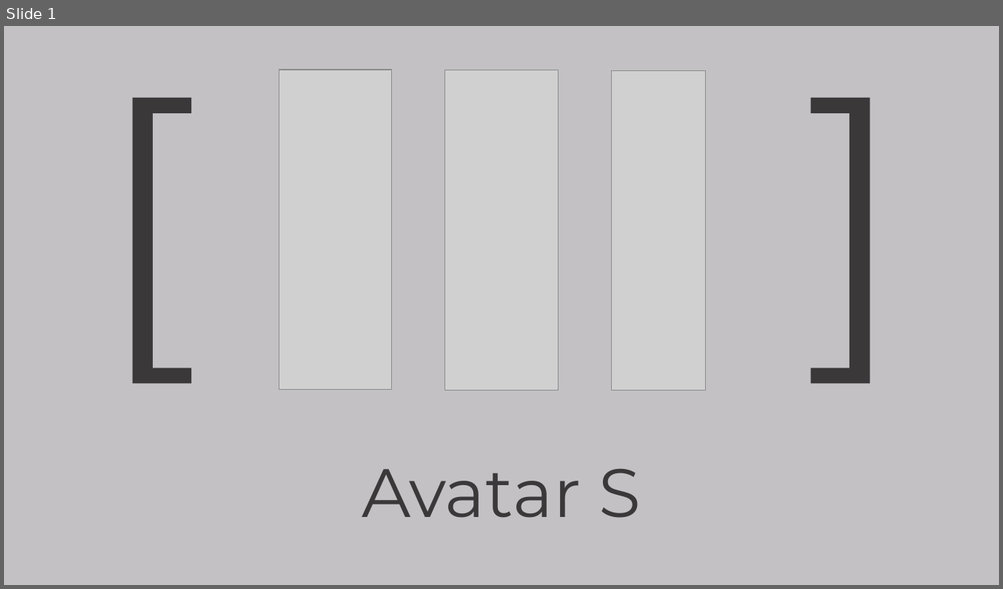
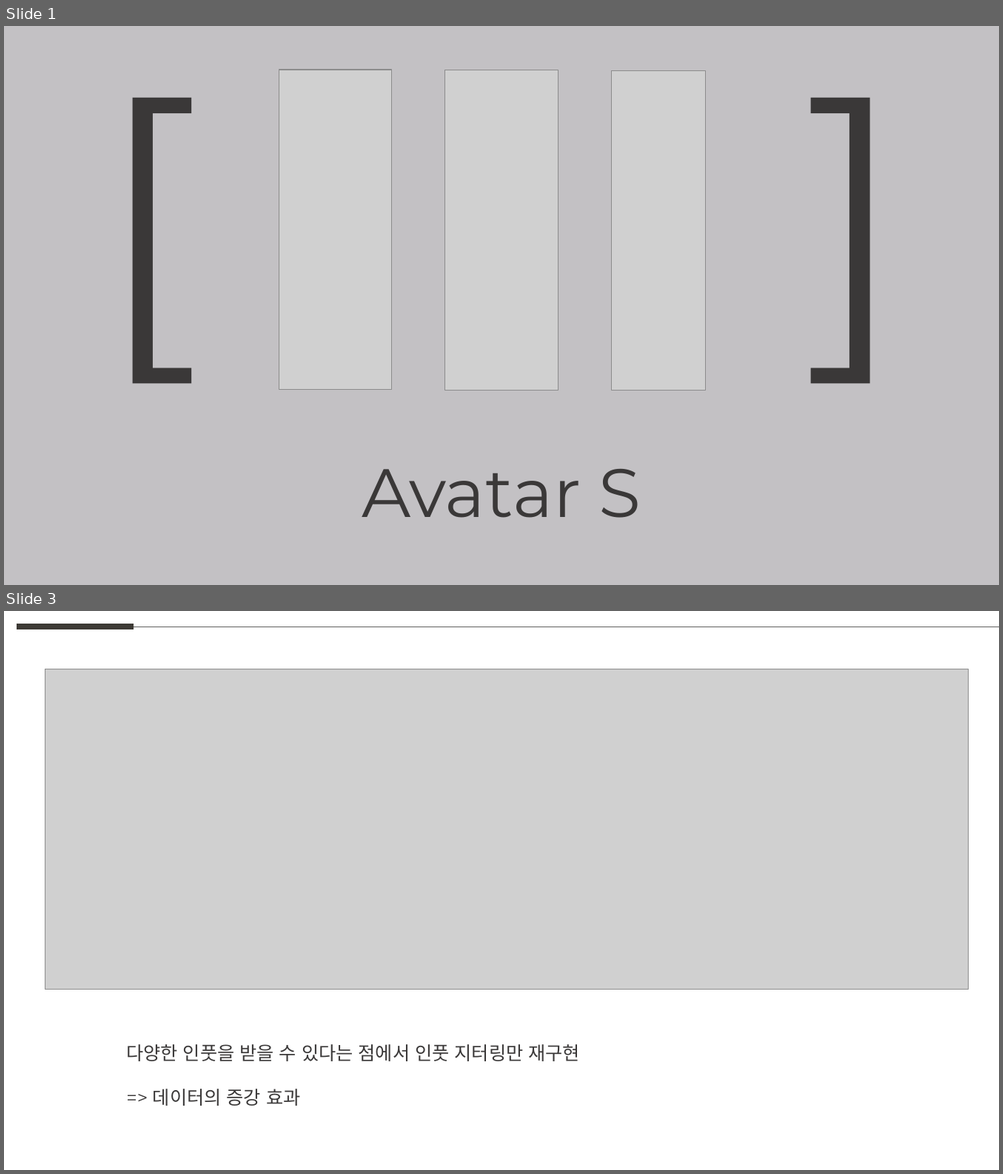
Before and after one commit to weaknessHero/Project_AvatarS, a slide deck: 발표자료/업데이트/LJHPPT.pptx. Shown one above the other, each under a label of ours: slide 1 before the commit, slides 1 and 3 after it; the slides between them are not shown. The pictures are 1003x589 and 1003x1174 pixels, drawn with LibreOffice and Linux fonts; fonts in the diff are those of the drawing; grey boxes stand for pictures. Boxes give left, top, right and bottom in pixels: in the first picture for what was removed or moved away, otherwise in the second. Text is boxed around its words. In the diff, an @@ line names an element or a change of style, - is before the commit and + after.

Commit message:
이재현 발표자료 업데이트

```diff
--- a/발표자료/업데이트/LJHPPT.pptx
+++ b/발표자료/업데이트/LJHPPT.pptx
@@ slide 3 added at bbox=[4, 611, 999, 1170], background #FFFFFF @@
@@ line added from (17, 627) to (134, 627), #3D3A35 6 pt @@
@@ line added from (134, 627) to (999, 627), #5F5F5D 0.5 pt @@
@@ picture added at bbox=[45, 669, 969, 989] @@
@@ text added at bbox=[126, 1045, 580, 1106], 18 pt, text #3A3838 @@
+다양한 인풋을 받을 수 있다는 점에서 인풋 지터링만 재구현
+=> 데이터의 증강 효과
```
Also in this commit, not shown: 1 slide changed, 1 slide removed, 2 other files.
